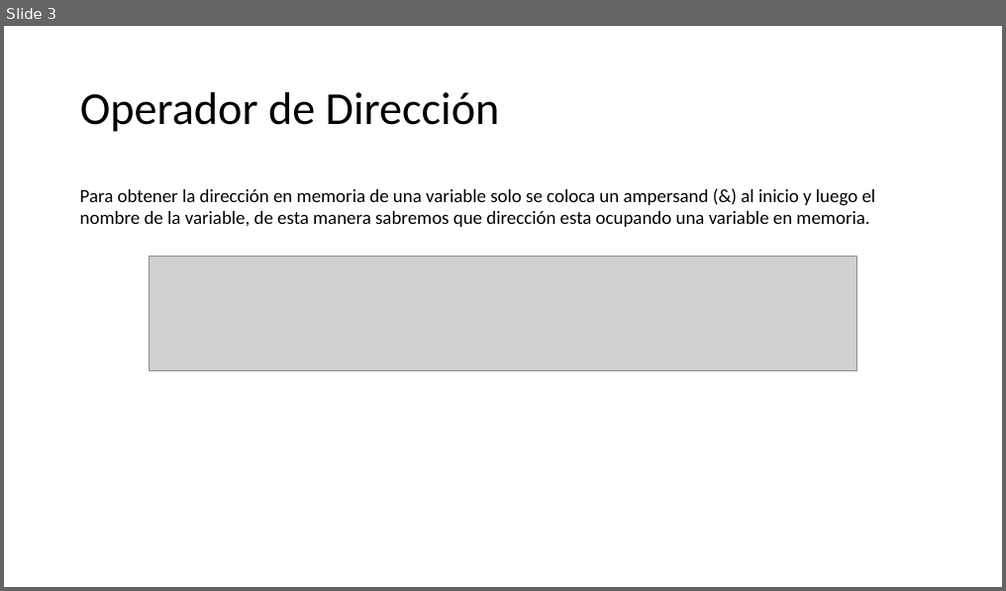
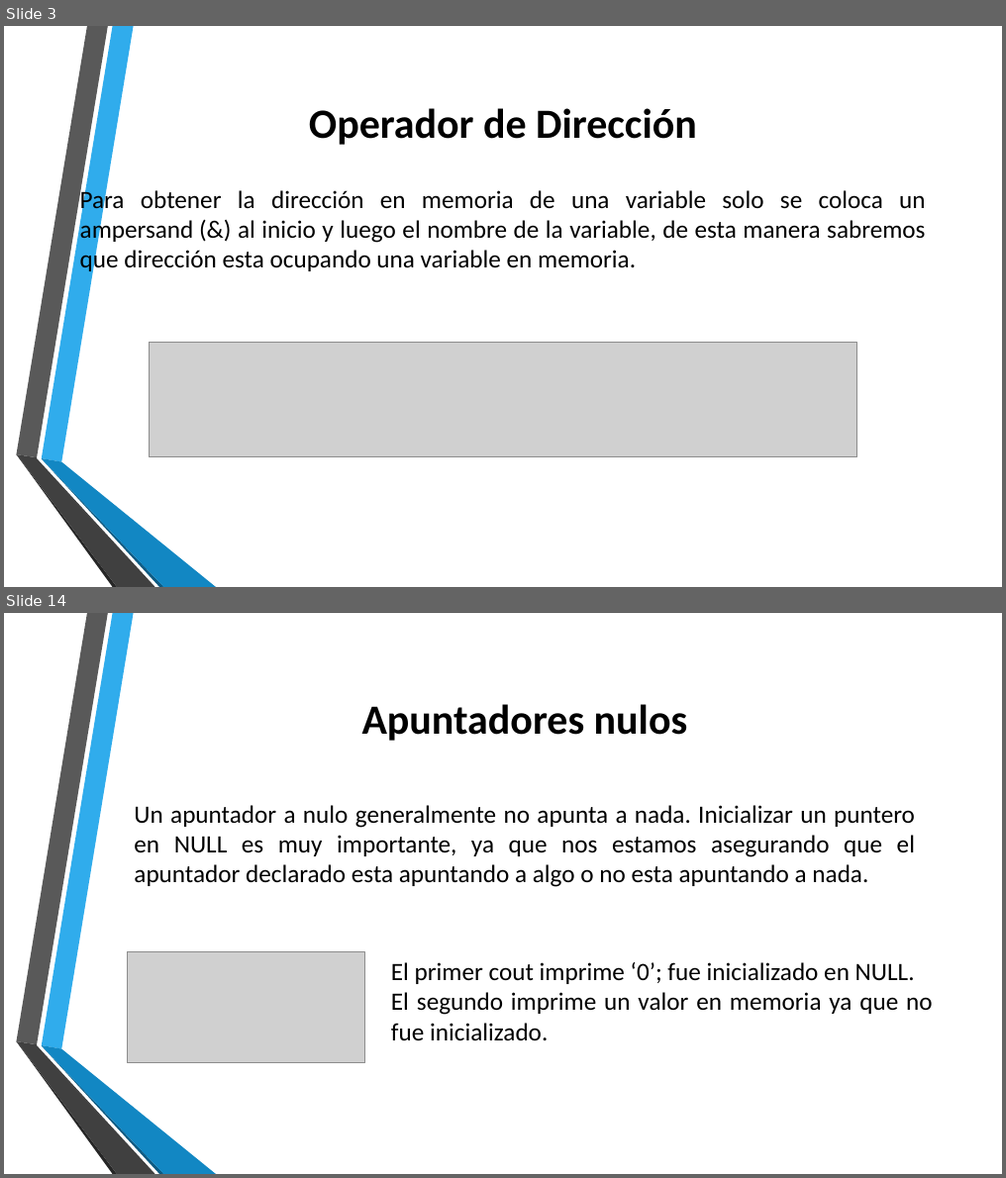
Before and after one commit to Luis96791/EstructuraDatos, a slide deck: Apuntadores.pptx. Shown one above the other, each under a label of ours: slide 3 before the commit, slides 3 and 14 after it; the slides between them are not shown. The pictures are 1006x591 and 1006x1178 pixels, drawn with LibreOffice and Linux fonts; fonts in the diff are those of the drawing; grey boxes stand for pictures; background and template pictures are left out. Boxes give left, top, right and bottom in pixels: in the first picture for what was removed or moved away, otherwise in the second. Text is boxed around its words. In the diff, an @@ line names an element or a change of style, - is before the commit and + after.

```diff
--- a/Apuntadores.pptx
+++ b/Apuntadores.pptx
@@ slide 14 added at (x1=4, y1=613, x2=1002, y2=1174), background picture (left out); not listed: 6 template elements that a slide beside it also shows @@
@@ title added at (x1=362, y1=704, x2=688, y2=741), 40 pt, text #000000, bold @@
+Apuntadores nulos
@@ text added at (x1=134, y1=805, x2=915, y2=887), 24 pt, text #000000 @@
+Un apuntador a nulo generalmente no apunta a nada. Inicializar un puntero en NULL es muy importante, ya que nos estamos asegurando que el apuntador declarado esta apuntando a algo o no esta apuntando a nada.
@@ picture added at (x1=127, y1=953, x2=365, y2=1062) @@
@@ text added at (x1=391, y1=962, x2=933, y2=1041), 24 pt, text #000000 @@
+El primer cout imprime ‘0’; fue inicializado en NULL.
+El segundo imprime un valor en memoria ya que no fue inicializado.
@@ slide 3 changed as well @@
@@ title "Operador de Dirección" moved from (x1=80, y1=92, x2=500, y2=132) to (x1=309, y1=108, x2=697, y2=145) @@
@@ title "Operador de Dirección" at (x1=309, y1=108, x2=697, y2=145): size 44 to 40 pt, bold on; alignment left to centre; line spacing 0.9 to 1 @@
@@ text "Para obtener la dirección en ..." at (x1=80, y1=187, x2=925, y2=274): size 18 to 24 pt; alignment left to justified @@
@@ picture moved from (x1=149, y1=256, x2=856, y2=372) to (x1=149, y1=342, x2=856, y2=458) @@
@@ group added at (x1=16, y1=26, x2=216, y2=587): 6 freeform shapes @@
```
Also in this commit, not shown: 1 other slide changed, 12 other slides added, 2 slides removed, 22 other files.
